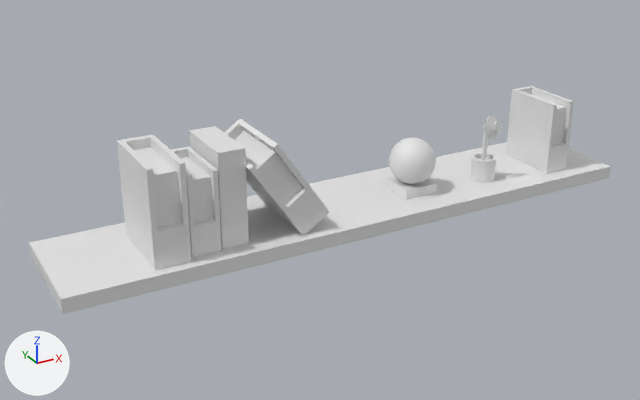
A saved change to the glTF model assety/półka.glb.
Rendered twice from a 50 mm camera at (-3.09, -5.0, 2.61) aimed at (-0.04, 0.55, -0.16). The axes (+X, +Y, +Z) are drawn at lower left. The lights are the same throughout. The first picture is the older version. Vertices at exactly the same position are counted once.

In view in the first picture: 'Cube.050', 'Cube.051', 'Cube.053', 'Cube.054', 'biurko.001', 'biurko.002', 'biurko.004', 'biurko.005'.
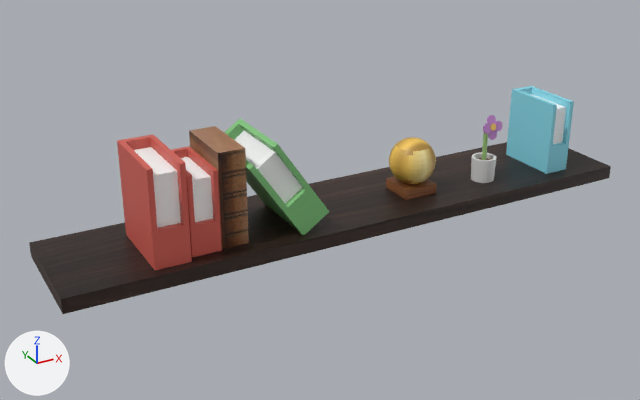
The newer file is also turned or shifted as a whole; pictures and numbers use the older file's frame.

Edits to the bpy script that builds the scene:
```text
Change me_cube_006:
    where me_cube_006.from_pydata(...)  # 8 vertices, 12 faces; spans x -2.38..2.38, y -0.46..0.46, z -0.06..0.06
    add me_cube_006.materials.append(mat_material_082)  # picture img_półka_szef
Change me_cube_008:
    where me_cube_008.from_pydata(...)  # 320 vertices, 616 faces; spans x -0.102..0.102, y -0.072..0.132, z -0.309..0.272
    add me_cube_008.materials.append(mat_material_094)  # picture img_kwiatek
Change me_cube_042:
    where me_cube_042.from_pydata(...)  # 490 vertices, 972 faces; spans x -0.188..0.188, y -0.188..0.188, z -0.272..0.192
    add me_cube_042.materials.append(mat_material_092)  # picture img_kula_uv
Change me_cube_043:
    where me_cube_043.from_pydata(...)  # 8 vertices, 12 faces; spans x -0.101..0.101, y -0.265..0.265, z -0.371..0.371
    me_cube_043 part 1: texture (UV) coordinates of 12 of 12 faces, centred in x -0.101..0.101, y -0.265..0.265, z -0.371..0.371, changed; they spanned u 0.12..0.88, v 0.0..1.0 and now span u 0.0..1.0, v 0.0..0.87
    add me_cube_043.materials.append(mat_material_090)  # picture img_książka_uv_2
Change me_cube_044:
    where me_cube_044.from_pydata(...)  # 46 vertices, 72 faces; spans x -0.31..0.318, y -0.347..0.284, z -0.382..0.368
    me_cube_044 part 2: texture (UV) coordinates of 72 of 72 faces, centred in x -0.298..0.308, y -0.347..0.284, z -0.374..0.36, changed; they spanned u 0.0..0.96, v 0.31..0.95 and now span u 0.0..1.0, v 0.0..0.97
    add me_cube_044.materials.append(mat_material_091)  # picture img_teczka_uv_zielona
Change me_cube_045:
    where me_cube_045.from_pydata(...)  # 46 vertices, 72 faces; spans x -0.11..0.11, y -0.29..0.237, z -0.31..0.297
    me_cube_045 part 3: texture (UV) coordinates of 72 of 72 faces, centred in x -0.11..0.11, y -0.29..0.237, z -0.31..0.297, changed; they spanned u 0.0..0.95, v 0.16..0.97 and now span u 0.0..1.0, v 0.0..0.97
    add me_cube_045.materials.append(mat_material_089)  # picture img_teczka_uv_czerwona
Change me_cube_047:
    where me_cube_047.from_pydata(...)  # 46 vertices, 72 faces; spans x -0.132..0.131, y -0.347..0.284, z -0.372..0.356
    me_cube_047 part 4: texture (UV) coordinates of 72 of 72 faces, centred in x -0.132..0.131, y -0.347..0.284, z -0.372..0.356, changed; they spanned u 0.0..0.96, v 0.31..0.95 and now span u 0.0..1.0, v 0.0..0.97
    add me_cube_047.materials.append(mat_material_083)  # picture img_teczka_uv_czerwona
Change me_cube_048:
    where me_cube_048.from_pydata(...)  # 46 vertices, 72 faces; spans x -0.11..0.11, y -0.29..0.237, z -0.31..0.297
    me_cube_048 part 5: texture (UV) coordinates of 72 of 72 faces, centred in x -0.11..0.11, y -0.29..0.237, z -0.31..0.297, changed; they spanned u 0.0..0.95, v 0.16..0.97 and now span u 0.0..1.0, v 0.0..0.97
    add me_cube_048.materials.append(mat_material_093)  # picture img_teczka_uv_niebieska
```

Boxes (x1, y1, x2, y2) around the edits, measured in the pictures (640 x 400 px):
'Cube.050', recoloured (white to black)
    both: (29, 142, 611, 314)
'biurko.004', recoloured, surface changed (white to brown)
    both: (117, 135, 192, 270)
'biurko.001', recoloured, surface changed
    both: (224, 119, 329, 235)
'biurko.005', recoloured, surface changed (white to cyan)
    both: (506, 86, 574, 174)
'Cube.054', recoloured, surface changed (white to brown)
    both: (189, 126, 249, 249)
'biurko.002', recoloured, surface changed
    both: (171, 147, 222, 257)
'Cube.053', recoloured (white to orange)
    both: (386, 137, 437, 200)
'Cube.051', recoloured (white to grey)
    both: (471, 115, 503, 183)
